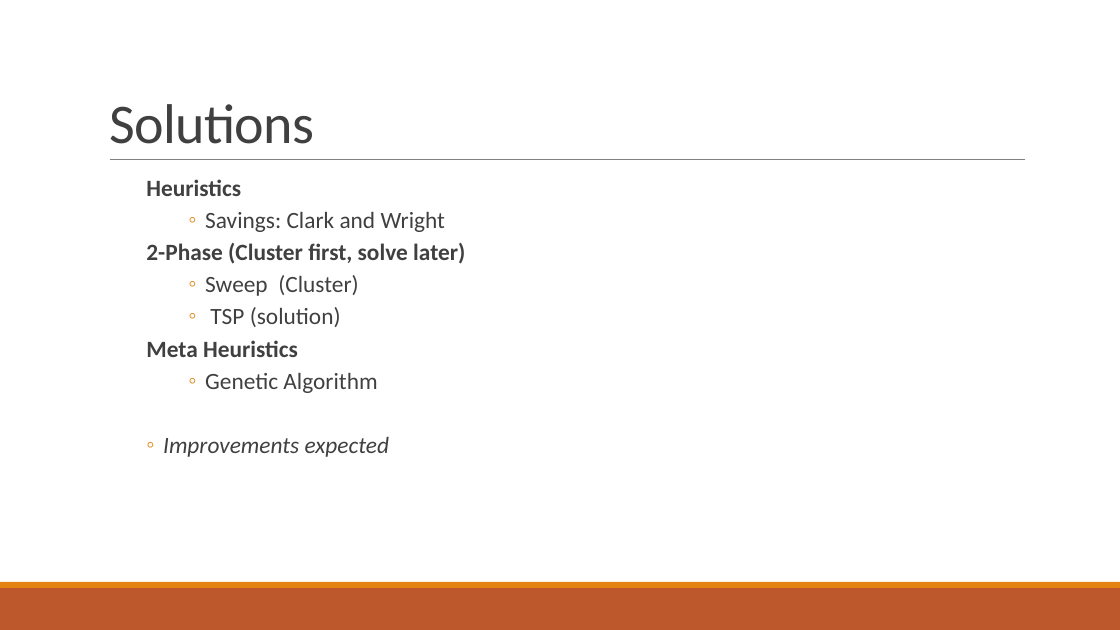
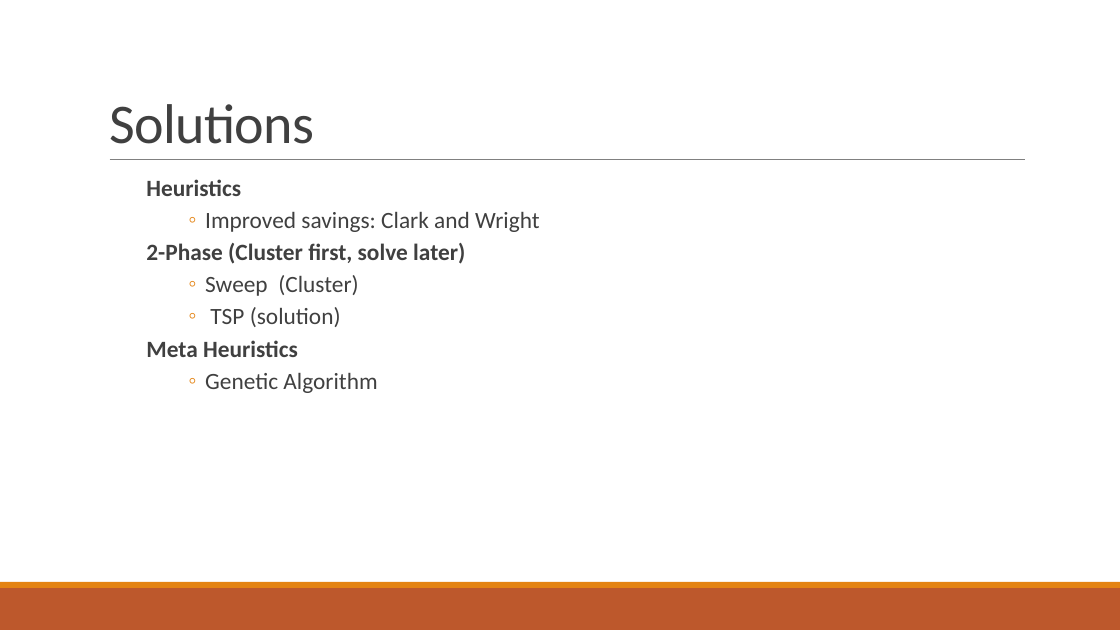
Before and after one commit to shlok57/VehicleRoutingProblem, a slide deck: slide 5 of Vehicle Routing Problem - Final.pptx. Drawn at 1120x630 pixels with LibreOffice and Linux fonts; fonts in the diff are those of the drawing. Boxes give left, top, right and bottom in pixels: in the first picture for what was removed or moved away, otherwise in the second. Text is boxed around its words. In the diff, an @@ line names an element or a change of style, - is before the commit and + after.

```diff
--- a/Vehicle Routing Problem - Final.pptx
+++ b/Vehicle Routing Problem - Final.pptx
@@ text at (205,212,539,232): text changed @@
-    ◦ Savings: Clark and Wright
+    ◦ Improved savings: Clark and Wright
@@ text at (163,437,389,457): paragraph removed @@
-  ◦ Improvements expected
```
Also in this commit, not shown: 2 other slides changed, 8 other files.
